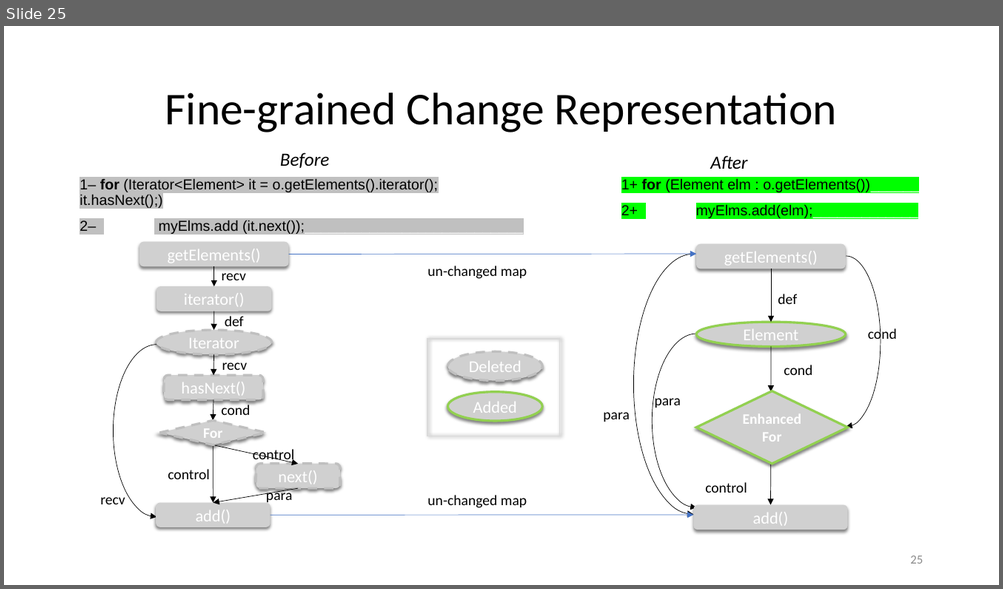
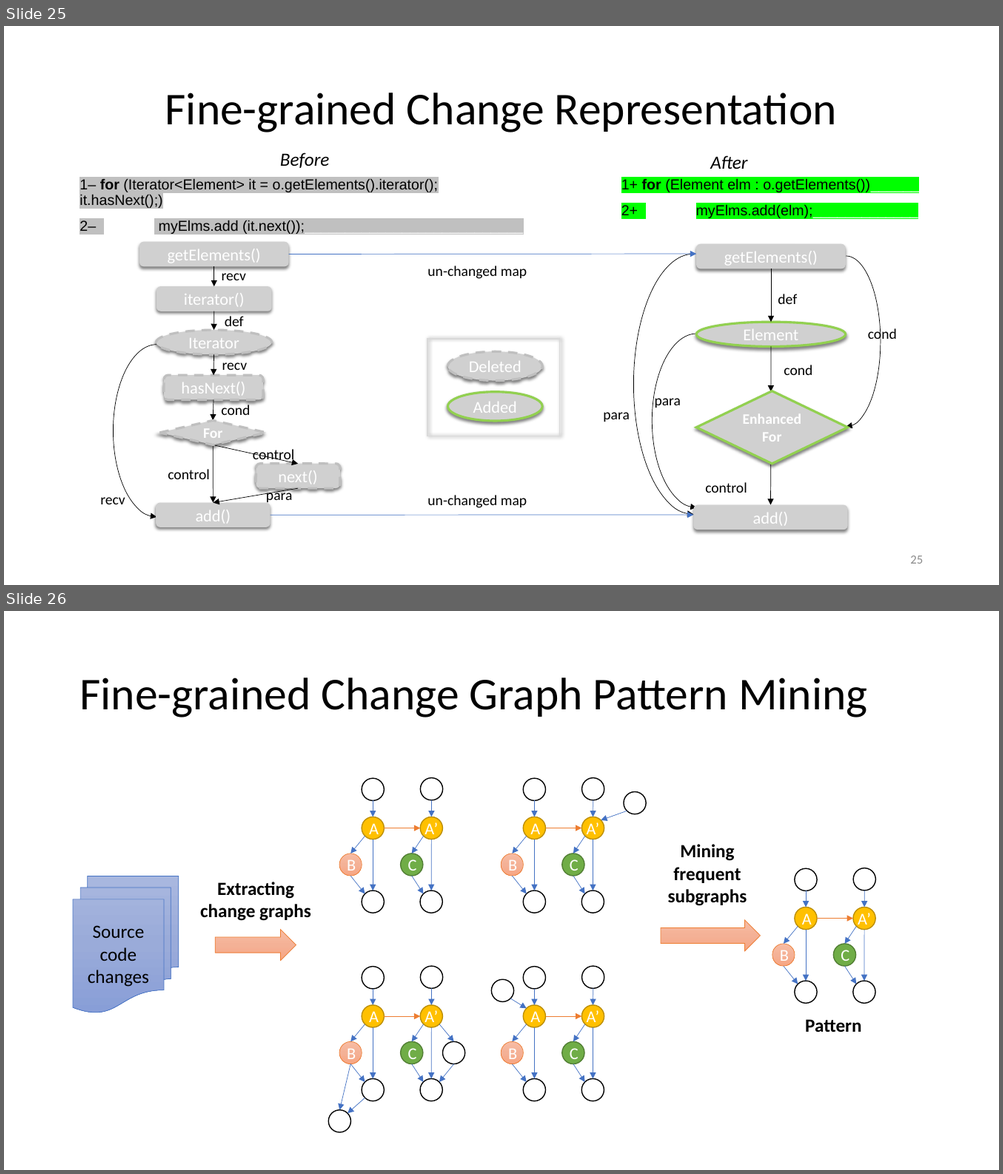
Before and after one commit to nguyenhoan/CPatMiner, a slide deck: CPatMiner_2.pptx. Shown one above the other, each under a label of ours: slide 25 before the commit, slides 25 and 26 after it. The pictures are 1003x589 and 1003x1174 pixels, drawn with LibreOffice and Linux fonts; fonts in the diff are those of the drawing; grey boxes stand for pictures. Boxes give left, top, right and bottom in pixels: in the first picture for what was removed or moved away, otherwise in the second. Text is boxed around its words. In the diff, an @@ line names an element or a change of style, - is before the commit and + after.

Commit message:
add change graph mining

```diff
--- a/CPatMiner_2.pptx
+++ b/CPatMiner_2.pptx
@@ slide 26 added at [4, 611, 999, 1170], background #FFFFFF @@
@@ title added at [79, 678, 867, 718], 44 pt, text #000000 @@
+Fine-grained Change Graph Pattern Mining
@@ ellipse added at [623, 792, 646, 815], fill #FFFFFF, outline #000000 1 pt @@
@@ arrow added from (627, 811) to (601, 820), #4472C4 0.5 pt @@
@@ group added at [339, 778, 443, 913]: 9 arrows, 8 ellipses @@
+A
+A’
+B
+C
@@ group added at [501, 778, 604, 913]: 9 arrows, 8 ellipses @@
+A
+A’
+B
+C
@@ text added at [668, 844, 747, 906], 18 pt, text #000000, bold @@
+Mining frequent subgraphs
@@ flow chart multidocument added at [73, 877, 179, 1013], fill gradient #A8B7DF to #9AABD9 to #889ED7, outline #4472C4 0.5 pt, 18 pt, text #000000 @@
+Source code
+changes
@@ text added at [200, 882, 311, 921], 18 pt, text #000000, bold @@
+Extracting change graphs
@@ right arrow added at [660, 920, 760, 952], fill gradient #F7BDA5 to #F5B196 to #F8A582, outline #ED7D31 0.5 pt @@
@@ right arrow added at [215, 930, 296, 961], fill gradient #F7BDA5 to #F5B196 to #F8A582, outline #ED7D31 0.5 pt @@
@@ group added at [772, 869, 876, 1003]: 9 arrows, 8 ellipses @@
+A
+A’
+B
+C
@@ ellipse added at [491, 980, 514, 1002], fill #FFFFFF, outline #000000 1 pt @@
@@ arrow added from (511, 999) to (526, 1008), #4472C4 0.5 pt @@
@@ group added at [339, 966, 443, 1102]: 9 arrows, 8 ellipses @@
+A
+A’
+B
+C
@@ arrow added from (439, 1025) to (454, 1042), #4472C4 0.5 pt @@
@@ group added at [501, 966, 604, 1102]: 9 arrows, 8 ellipses @@
+A
+A’
+B
+C
@@ text added at [805, 1019, 861, 1033], 18 pt, text #000000, bold @@
+Pattern
@@ ellipse added at [443, 1042, 465, 1065], fill #FFFFFF, outline #000000 1 pt @@
@@ arrow added from (350, 1065) to (340, 1111), #4472C4 0.5 pt @@
@@ arrow added from (454, 1065) to (439, 1082), #4472C4 0.5 pt @@
@@ arrow added from (365, 1098) to (347, 1114), #4472C4 0.5 pt @@
@@ ellipse added at [329, 1111, 351, 1133], fill #FFFFFF, outline #000000 1 pt @@
```
Also in this commit, not shown: 13 other slides added, 1 slide removed.
